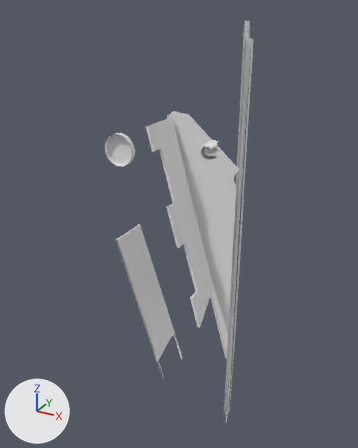
Renders of the OBJ model DarkChaos-Dev/gameitems/Primitive.LM_L_LF3_Parts.obj from each side of a commit.
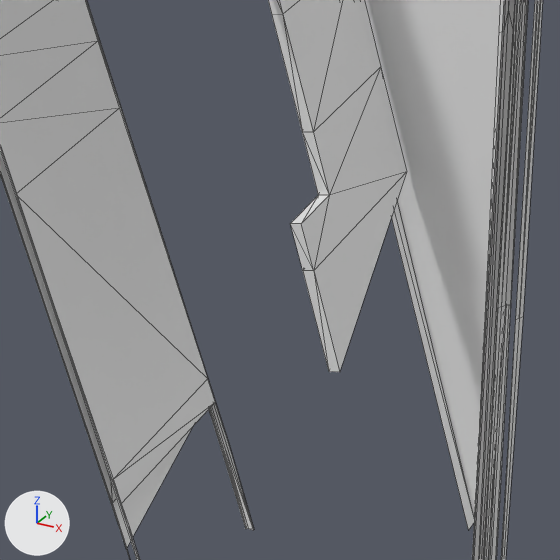
Old and new are each drawn whole from a 50 mm camera at (605.0, -581.0, -202.0) aimed at (328.0, -76.0, -455.0) and again close up on the part from 37% to 68% of the width and 57% to 82% of the height. The lights are fixed; the arrows at lower left show +X, +Y and +Z. The close-ups show mesh edges as thin lines. Where no turn or scale is listed for an object, it has been applied to the vertices. Vertices at the same position are counted once.

The first close-up shows 'LM_L_LF3_Parts'.
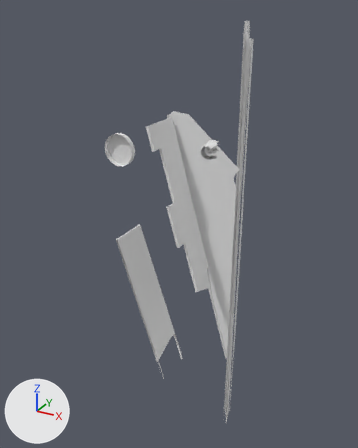
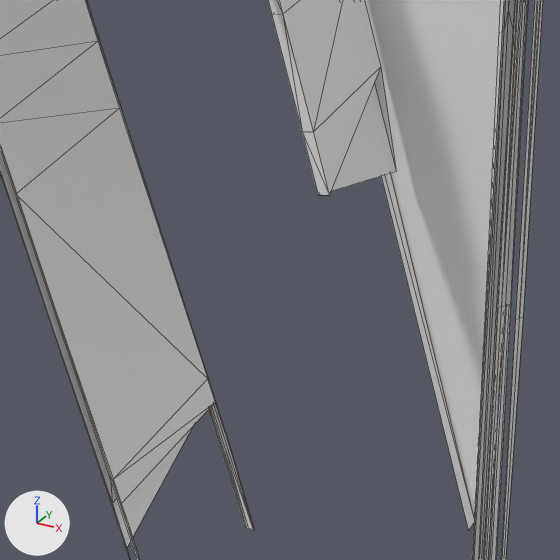
Pixel boxes (x1, y1, x2, y2) of what changed, in the close-ups (560 x 560 px):
part 1 of me_lm_l_lf3_parts, cut back: before (290, 68, 407, 372)

Edits to the bpy script that builds the scene:
```text
Change me_lm_l_lf3_parts:
    used by ob_lm_l_lf3_parts; location = (0.0, 0.0, 0.0)
    remove me_lm_l_lf3_parts.from_pydata(...)  # 823 vertices, 1349 faces; spans x 261.0..414.0, y -163.0..-32.0, z -800.0..-216.0
    add me_lm_l_lf3_parts.from_pydata(...)  # 816 vertices, 1335 faces; spans x 261.0..414.0, y -163.0..-32.0, z -800.0..-216.0
    me_lm_l_lf3_parts part 1
    7 vertices are removed from x 382.0..395.0, y -149.0..-99.0, z -544.0..-506.0
    16 faces are deleted
    2 new faces join them
```
